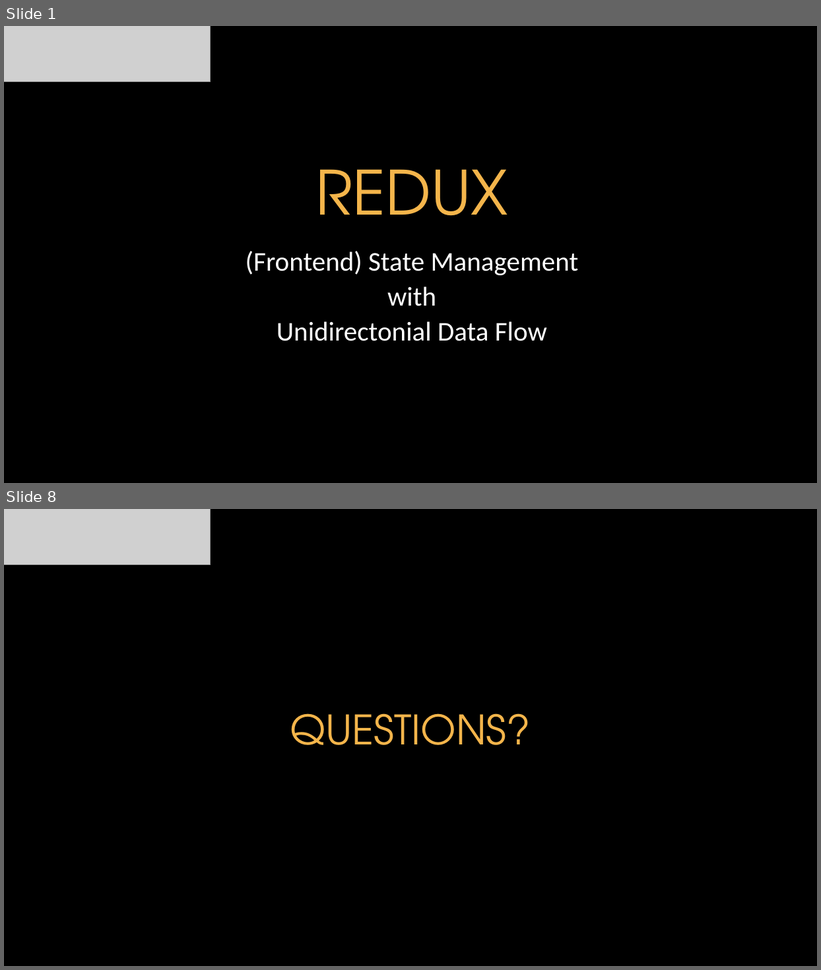
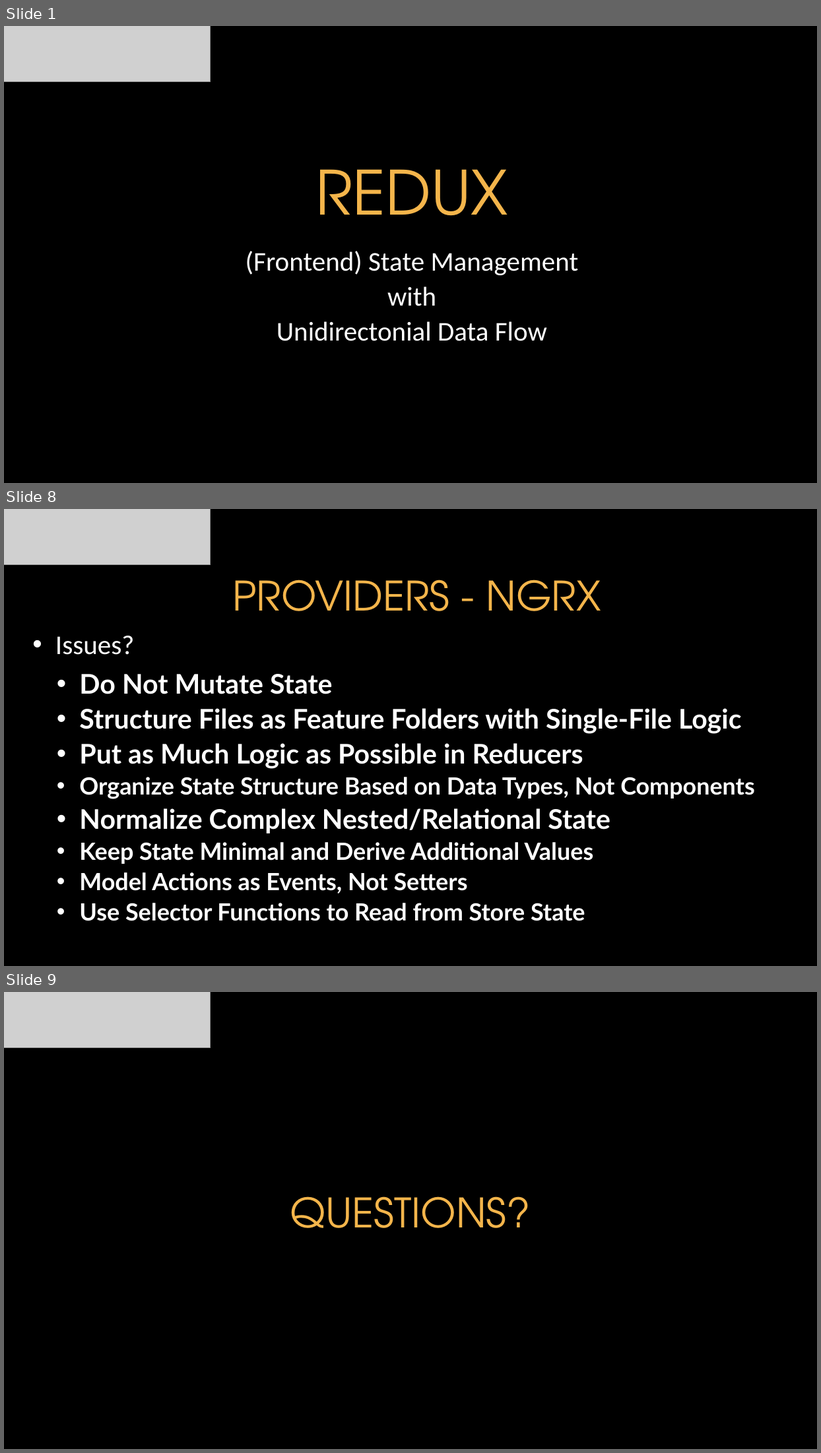
Before and after one commit to itenium-be/Redux, a slide deck: Redux.pptx. Shown one above the other, each under a label of ours: slides 1 and 8 before the commit, slides 1, 8 and 9 after it; the slides between them are not shown. The pictures are 821x970 and 821x1453 pixels, drawn with LibreOffice and Linux fonts; fonts in the diff are those of the drawing; grey boxes stand for pictures; background and template pictures are left out. Boxes give left, top, right and bottom in pixels: in the first picture for what was removed or moved away, otherwise in the second. Text is boxed around its words. In the diff, an @@ line names an element or a change of style, - is before the commit and + after.

```diff
--- a/Redux.pptx
+++ b/Redux.pptx
@@ slide 8 added at <box>4,509,817,966</box>, background picture (left out) @@
@@ picture added at <box>4,509,210,565</box> @@
@@ title added at <box>232,580,601,611</box>, 48 pt, text #F4B54B @@
+PROVIDERS - NGRX
@@ text added at <box>55,636,135,655</box>, 32 pt, text #FFFFFF @@
+• Issues?
@@ text added at <box>79,674,755,921</box>, 28 pt, text #FFFFFF, bold @@
+  • Do Not Mutate State
+  • Structure Files as Feature Folders with Single-File Logic
+  • Put as Much Logic as Possible in Reducers
+  • Organize State Structure Based on Data Types, Not Components
+  • Normalize Complex Nested/Relational State
+  • Keep State Minimal and Derive Additional Values
+  • Model Actions as Events, Not Setters
+  • Use Selector Functions to Read from Store State
@@ what was slide 8 is now slide 9 @@
```
Also in this commit, not shown: 3 slides changed, 5 other slides added, 4 slides removed.
